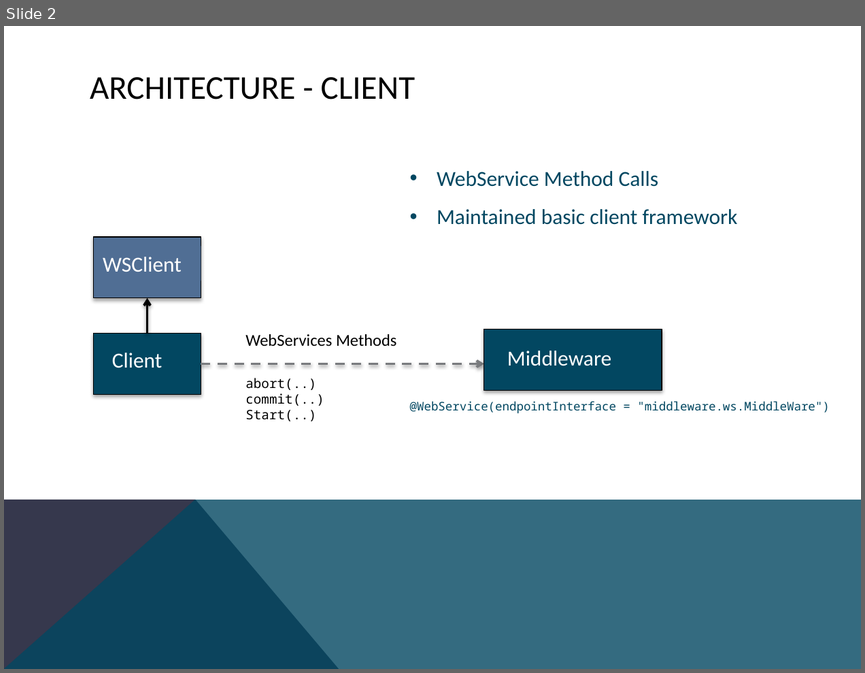
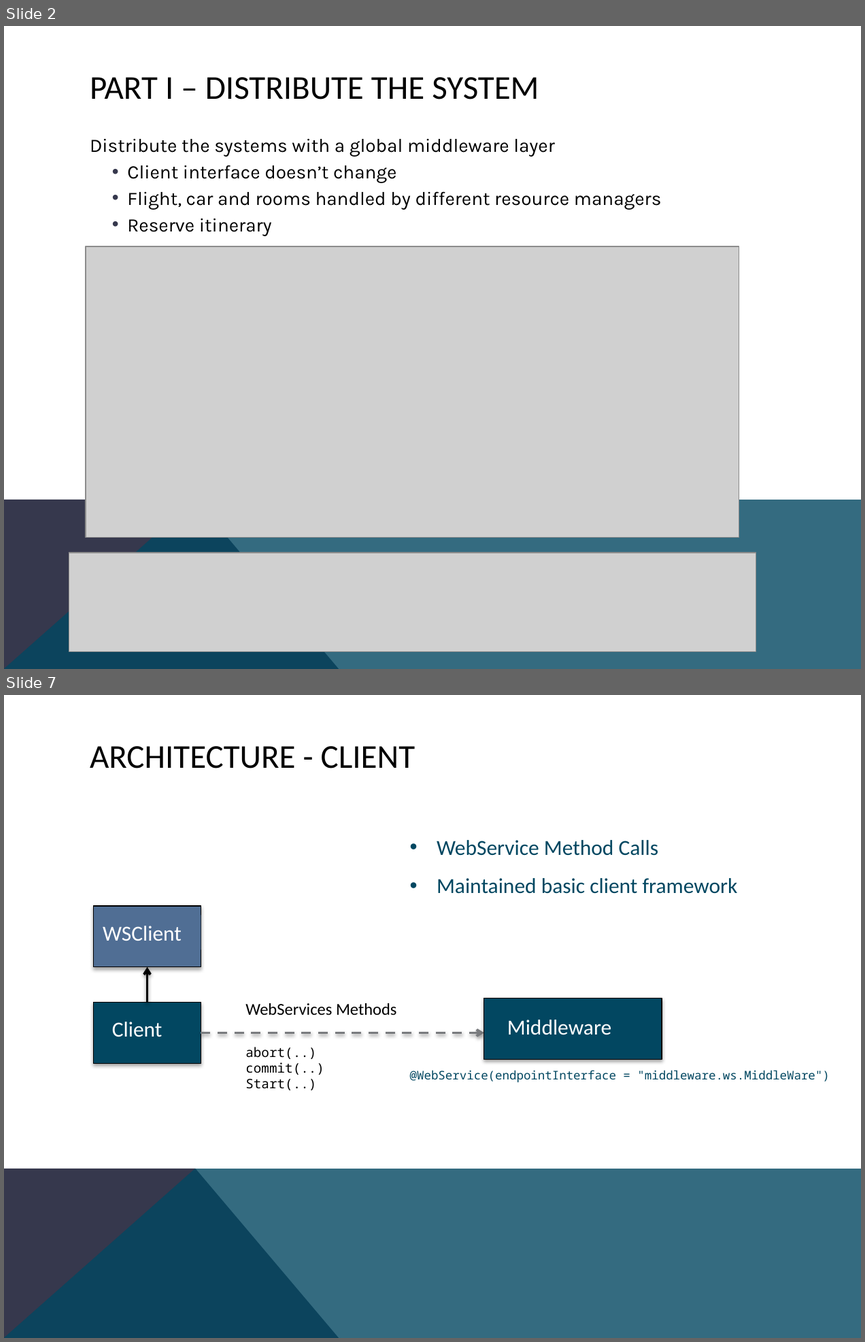
Before and after one commit to danhp/cs512, a slide deck: 512pp.pptx. Shown one above the other, each under a label of ours: slide 2 before the commit, slides 2 and 7 after it; the slides between them are not shown. The pictures are 865x673 and 865x1342 pixels, drawn with LibreOffice and Linux fonts; fonts in the diff are those of the drawing; grey boxes stand for pictures. Boxes give left, top, right and bottom in pixels: in the first picture for what was removed or moved away, otherwise in the second. Text is boxed around its words. In the diff, an @@ line names an element or a change of style, - is before the commit and + after.

```diff
--- a/512pp.pptx
+++ b/512pp.pptx
@@ slide 2 added at [4,26,861,669], background #FFFFFF; not listed: 2 template elements that a slide beside it also shows @@
@@ title added at [90,77,538,99], 28 pt, text #000000 @@
+PART I – DISTRIBUTE THE SYSTEM
@@ text added at [90,138,662,236], 16 pt, text #000000 @@
+Distribute the systems with a global middleware layer
+    • Client interface doesn’t change
+    • Flight, car and rooms handled by different resource managers
+    • Reserve itinerary
@@ picture added at [86,246,739,537] @@
@@ picture added at [69,552,755,651] @@
@@ what was slide 2 is now slide 7 @@
```
Also in this commit, not shown: 4 other slides added.
